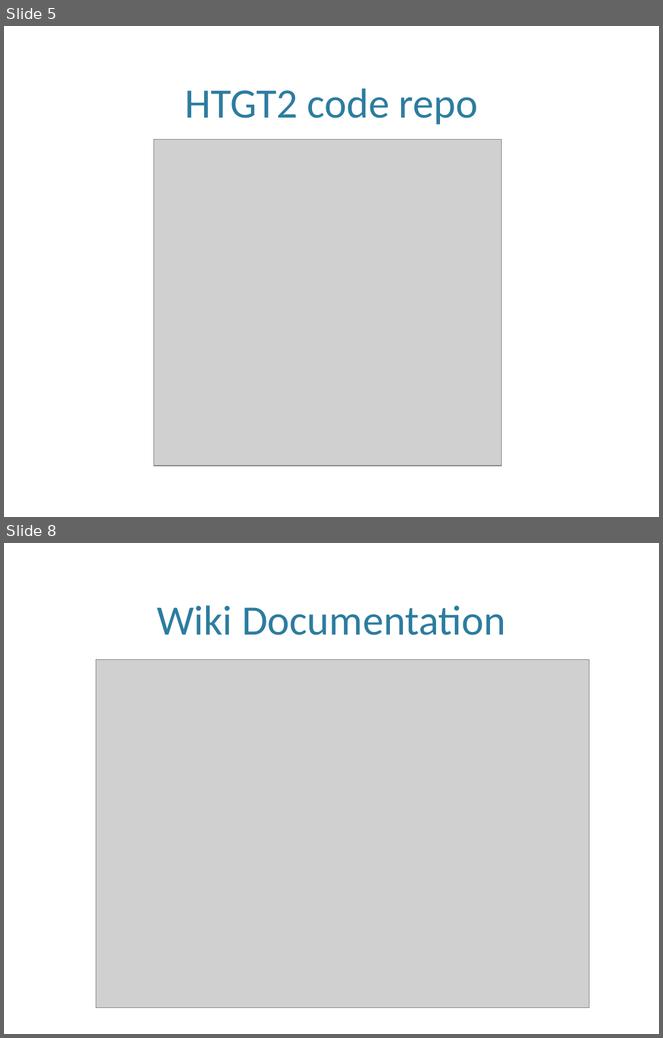
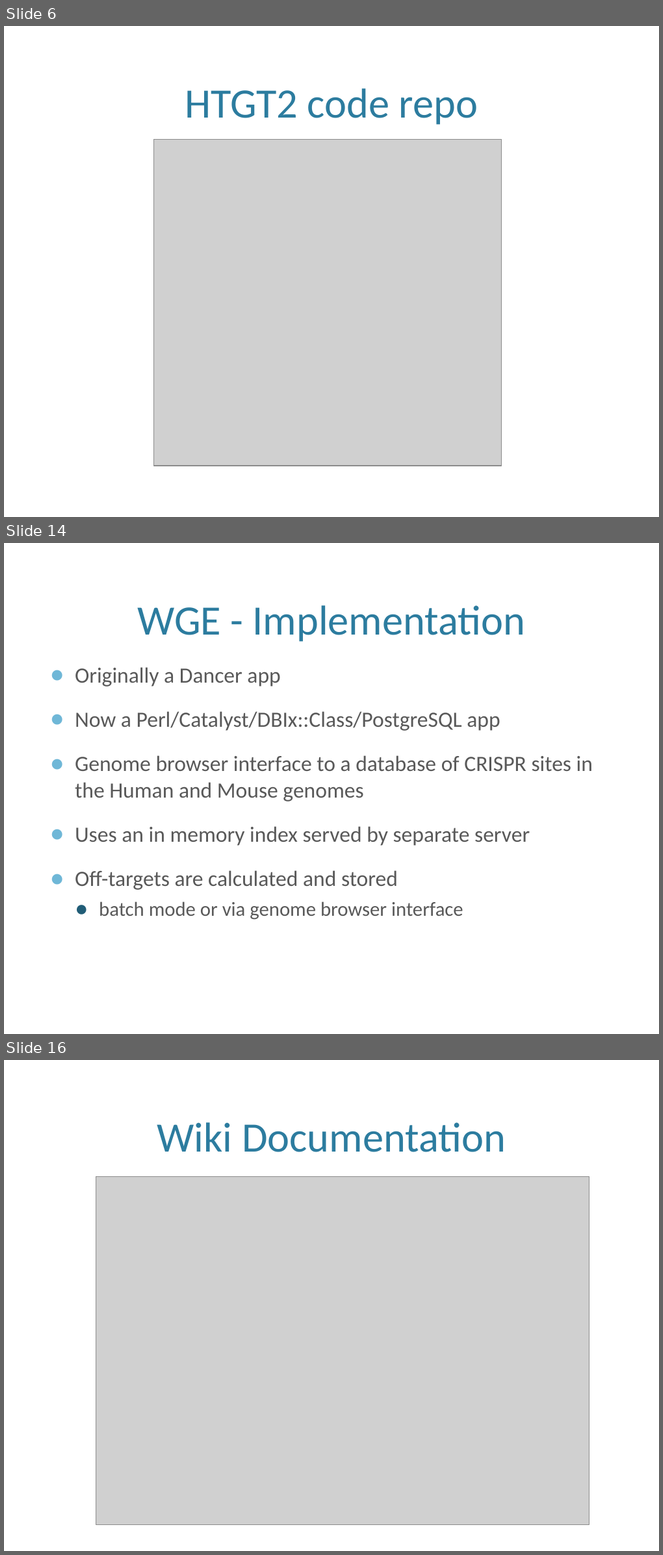
Before and after one commit to htgt/Docs, a slide deck: IMG-2015.pptx. Shown one above the other, each under a label of ours: slides 5 and 8 before the commit, slides 6, 14 and 16 after it; the slides between them are not shown. The pictures are 663x1038 and 663x1555 pixels, drawn with LibreOffice and Linux fonts; fonts in the diff are those of the drawing; grey boxes stand for pictures; background and template pictures are left out. Boxes give left, top, right and bottom in pixels: in the first picture for what was removed or moved away, otherwise in the second. Text is boxed around its words. In the diff, an @@ line names an element or a change of style, - is before the commit and + after.

```diff
--- a/IMG-2015.pptx
+++ b/IMG-2015.pptx
@@ slide 14 added at bbox=[4, 543, 659, 1034], background picture (left out) @@
@@ title added at bbox=[137, 605, 525, 642], 46 pt, text #2C7C9F @@
+WGE - Implementation
@@ text added at bbox=[75, 667, 593, 920], 24 pt, text #595959 @@
+● Originally a Dancer app
+● Now a Perl/Catalyst/DBIx::Class/PostgreSQL app
+● Genome browser interface to a database of CRISPR sites in the Human and Mouse genomes
+● Uses an in memory index served by separate server
+● Off-targets are calculated and stored
+  ● batch mode or via genome browser interface
@@ what was slide 5 is now slide 6 @@
@@ what was slide 8 is now slide 16 @@
```
Also in this commit, not shown: 5 slides changed, 7 other slides added.
